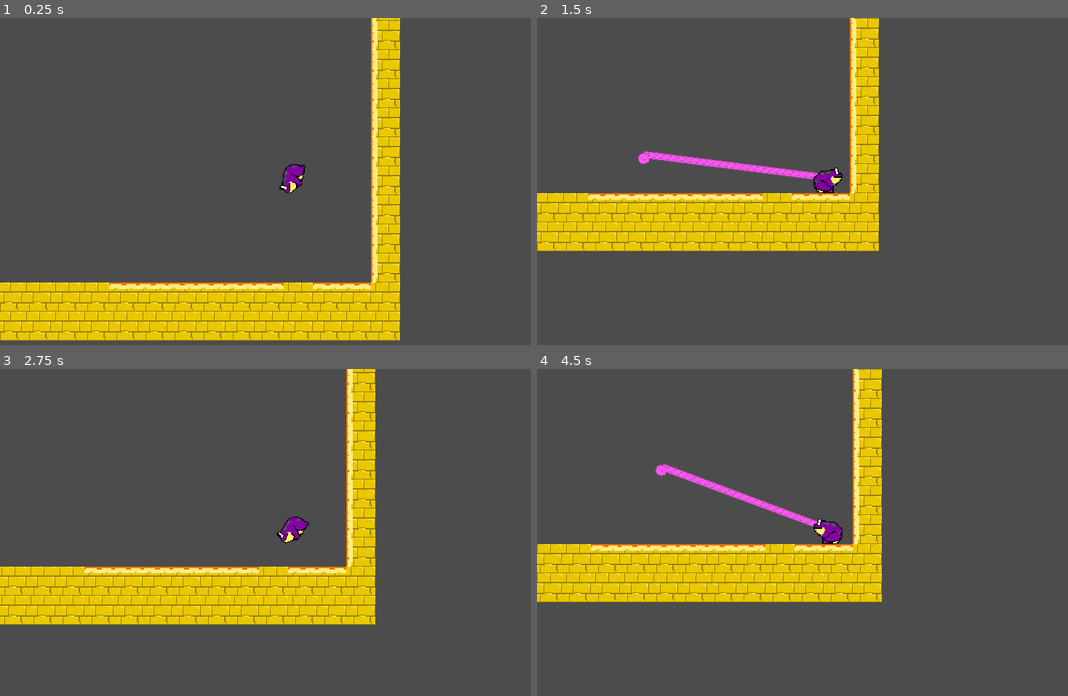
Above: before the commit, frames 1-4 (two rows, left to right).
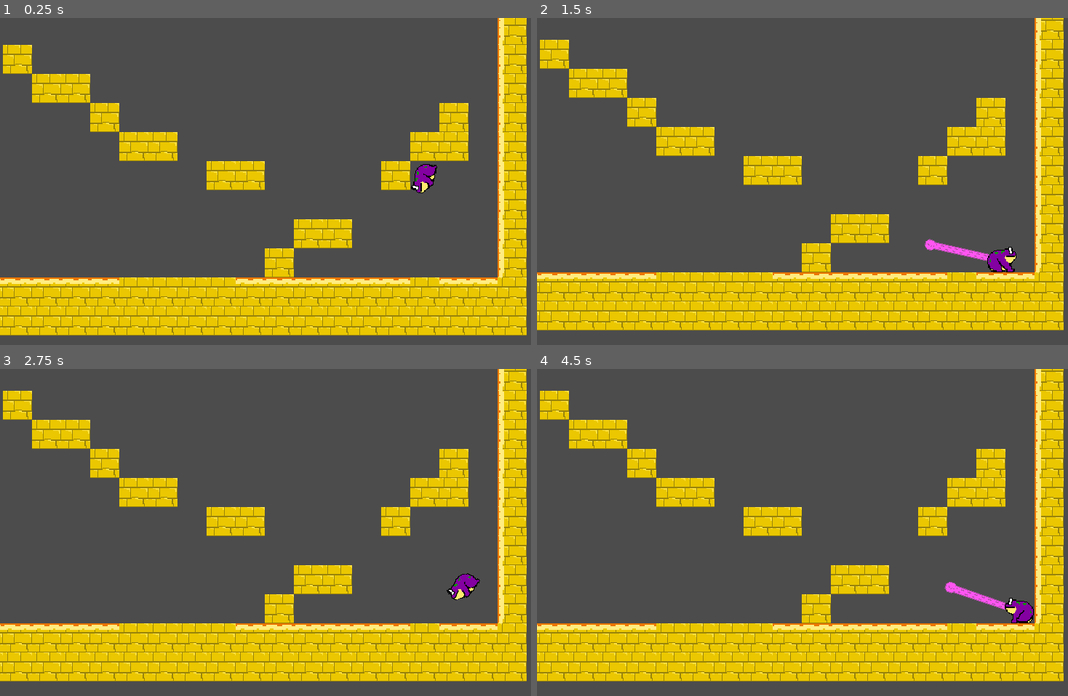
Above: after the commit, the same moments.

Repository: elj40/The-Fringing-Swog
Game: Godot game, scene res://scenes/Stage1.tscn
The game is run twice, just before and just after one commit, with the same random seed, the same clock (stepped at 60 frames per second) and the same inputs.
Inputs (mouse positions are in pixels of both pictures, inside the frame that each line leads up to):
- Up to frame 1 (0.25 s): no input
- Up to frame 2 (1.5 s): tap Enter (ui_accept) at 0.5, 0.77 s; move the mouse to (956, 165) at 0.52 s; hold Right (ui_right) from 0.53 s (still down); click (956, 165) at 0.67 s; move the mouse to (712, 197) at 1.27 s; click (712, 197) at 1.42 s
- Up to frame 3 (2.75 s): tap Enter (ui_accept) at 1.52 s; move the mouse to (350, 460) at 2.02 s; release Right (ui_right) at 2.03 s; hold Left (ui_left) from 2.03 s (still down); click (350, 460) at 2.17 s
- Up to frame 4 (4.5 s): move the mouse to (797, 597) at 2.77 s; release Left (ui_left) at 2.78 s; hold Right (ui_right) 2.78-4.28 s; click (797, 597) at 2.92 s; tap Enter (ui_accept) at 3.02, 3.77 s; move the mouse to (1004, 581) at 3.52 s; click (1004, 581) at 3.67 s; move the mouse to (653, 483) at 4.27 s; hold Left (ui_left) from 4.28 s (still down); click (653, 483) at 4.42 s

The runs differ from the first frame. In frame 1, 28% of the frame differs, in the area x 0-100%, y 0-99%; in frame 2, 43%, in the area x 0-100%, y 0-96%; in frame 3, 43%; in frame 4, 43%.

Commit message:
Aim and swing completed

Diff:
--- a/scenes/Stage1.tscn
+++ b/scenes/Stage1.tscn
@@ -225,16 +225,20 @@
 position = Vector2( -45, 79 )
 
 [node name="Level" type="TileMap" parent="."]
-position = Vector2( 45, -79 )
+position = Vector2( 44, -79 )
 tile_set = SubResource( 1 )
 cell_size = Vector2( 32, 32 )
 collision_mask = 6
 format = 1
-tile_data = PoolIntArray( -131064, 7, 0, -131063, 7, 0, -131 …(286 unchanged characters)… 6, 5, 0, 65555, 3, 0, 131072, 5, 0, 131091, 3, 0, 196608, 5, 0, 196627, 3, 0, 262144, 5, 0, 262163, 3, 0, 327680, 5, 0, 327699, 3, 0, 393216, 5, 0, 393235, 3, 0, 458752, 5, 0, 458771, 3, 0, 524288, 5, 0, 524307, 3, 0, 589824, 5, 0, 589843, 3, 0, 655360, 4, 0, 655361, …(539 unchanged characters)…
+tile_data = PoolIntArray( -131064, 7, 0, -131063, 7, 0, -131 …(286 unchanged characters)… 6, 5, 0, 65555, 3, 0, 131072, 5, 0, 131074, 4, 0, 131091, 3, 0, 196608, 5, 0, 196611, 4, 0, 196612, 4, 0, 196627, 3, 0, 262144, 5, 0, 262149, 4, 0, 262161, 4, 0, 262163, 3, 0, 327680, 5, 0, 327686, 4, 0, 327687, 4, 0, 327696, 4, 0, 327697, 4, 0, 327699, 3, 0, 393216, 5, 0, 393225, 4, 0, 393226, 4, 0, 393231, 4, 0, 393235, 3, 0, 458752, 5, 0, 458771, 3, 0, 524288, 5, 0, 524300, 4, 0, 524301, 4, 0, 524307, 3, 0, 589824, 5, 0, 589835, 4, 0, 589843, 3, 0, 655360, 4, 0, 655361, …(539 unchanged characters)…
 
 [node name="Swog" parent="." instance=ExtResource( 2 )]
 position = Vector2( 565, 121 )
 
 [node name="Camera2D" type="Camera2D" parent="Swog"]
 current = true
+limit_left = -40
+limit_top = -40
+limit_right = 700
+limit_bottom = 400
 smoothing_speed = 1.0
--- a/scenes/Tongue.gd
+++ /dev/null
@@ -1,42 +0,0 @@
-extends Node2D
-
-onready var tongue = $TongueLinks;
-var direction = Vector2()
-var tip = Vector2()
-
-const SPEED = 50
-
-var flying = false;
-var hooked = false;
-
-func shoot(dir: Vector2) -> void:
-	print(dir)
-	direction = dir.normalized()
-	flying = true;
-	tip = self.global_position;
-
-func release():
-	flying = false;
-	hooked = false;
-
-func _process(delta):
-	self.visible = flying or hooked;
-	if not self.visible:
-		return
-	var tip_loc = to_local(tip)
-	# We rotate the links (= chain) and the tip to fit on the line between self.position (= origin = player.position) and the tip
-	tongue.rotation = self.position.angle_to_point(tip_loc) - deg2rad(90)
-	$Tip.rotation = self.position.angle_to_point(tip_loc) - deg2rad(90)
-	tongue.position = tip_loc						# The links are moved to start at the tip
-	tongue.region_rect.size.y = tip_loc.length()
-
-
-
-func _physics_process(_delta):
-	$Tip.global_position = tip;
-	if flying:
-		var d = $Tip.move_and_collide(direction*SPEED)
-		if d:
-			hooked=true;
-			flying = false;
-	tip = $Tip.global_position
--- a/scenes/Tongue.tscn
+++ b/scenes/Tongue.tscn
@@ -2,7 +2,7 @@
 
 [ext_resource path="res://assets/swog/tongue_tip.png" type="Texture" id=1]
 [ext_resource path="res://assets/swog/tongue_tile.png" type="Texture" id=2]
-[ext_resource path="res://scenes/Tongue.gd" type="Script" id=3]
+[ext_resource path="res://scripts/Tongue.gd" type="Script" id=3]
 
 [sub_resource type="CircleShape2D" id=1]
 radius = 6.0
@@ -11,9 +11,9 @@
 script = ExtResource( 3 )
 
 [node name="TongueLinks" type="Sprite" parent="."]
-position = Vector2( -4, 0 )
 texture = ExtResource( 2 )
 centered = false
+offset = Vector2( -4, 0 )
 region_enabled = true
 region_rect = Rect2( 0, 0, 8, 60 )
 
--- a/scripts/Swog.gd
+++ b/scripts/Swog.gd
@@ -1,9 +1,9 @@
 extends KinematicBody2D
 
 const GRAVITY = 300
-const TONGUE_PULL = 105
+const TONGUE_PULL = 500;
 
-export(int) var move_speed = 4000;
+export(int) var move_speed = 100;
 export(int) var jump_power = -200;
 var direction = 1;
 
@@ -16,54 +16,52 @@
 func _input(event):
 	if event is InputEventMouseButton:
 		if Input.is_mouse_button_pressed( 1 ):
-			$Tongue.shoot(event.position - get_viewport().size*0.5)
+			#$Tongue.shoot(event.position -get_viewport().size*0.5)
+			pass
 		else:
-			$Tongue.release()
+			#$Tongue.release()
+			pass
 
 func rotate_swog():
 	var velocity_dir = atan2(velocity.y, velocity.x)
 	var sprite_dir = velocity_dir+PI
 	if direction == -1:
 		sprite_dir= velocity_dir
+	if $Tongue.hooked:
+		var target_dir = $Tongue/Tip.global_position - global_position;
+		sprite_dir = atan2(target_dir.y, target_dir.x) + PI
+		if direction == -1:
+			sprite_dir = atan2(target_dir.y, target_dir.x)
 	$AnimatedSprite.set_rotation(sprite_dir)
 
 func _physics_process(delta):
-	velocity.x = 0
+	if Input.is_action_just_pressed("ui_left") or Input.is_action_just_pressed("ui_right"):
+		velocity.x = 0;
+
 	var grounded = is_on_floor()
 	if Input.is_action_pressed("ui_left"):
-		velocity.x = -move_speed*delta
+		velocity.x -= move_speed*delta
 		direction = 1;
 		$AnimatedSprite.play("run")
 	elif Input.is_action_pressed("ui_right"):
-		velocity.x = move_speed*delta
+		velocity.x += move_speed*delta
 		direction = -1
 		$AnimatedSprite.play("run")
 	elif grounded:
 		$AnimatedSprite.play("idle")
-
-	$AnimatedSprite.flip_h = direction == -1;
-	$AnimatedSprite.set_rotation(0)
+		velocity.x = 0
 
 	# Hook physics
 	if $Tongue.hooked:
-		# `to_local($Chain.tip).normalized()` is the direction that the chain is pulling
-		tongue_velocity = to_local($Tongue.tip).normalized() * TONGUE_PULL
-		if tongue_velocity.y > 0:
-			# Pulling down isn't as strong
-			tongue_velocity.y *= 0.55
-		else:
-			# Pulling up is stronger
-			tongue_velocity.y *= 1.65
-		if sign(tongue_velocity.x) != sign(direction):
-			# if we are trying to walk in a different
-			# direction than the chain is pulling
-			# reduce its pull
-			tongue_velocity.x *= 0.7
+		var target_dir = $Tongue/Tip.global_position - global_position;
+		velocity += target_dir.normalized() * TONGUE_PULL * delta;
+
+	if velocity.x > 0:
+		direction = -1
 	else:
-		# Not hooked -> no chain velocity
-		tongue_velocity = Vector2(0,0)
-	velocity += tongue_velocity
-
+		direction = 1
+	$AnimatedSprite.flip_h = direction == -1;
+	$AnimatedSprite.set_rotation(0)
 
 	if not grounded:
 		rotate_swog()
--- /dev/null
+++ b/scripts/Tongue.gd
@@ -0,0 +1,42 @@
+extends Node2D
+
+onready var tongue = $TongueLinks;
+
+export(int) var SPEED : int = 20;
+
+var flying : bool = false;
+var hooked : bool = false;
+
+var direction : Vector2 = Vector2()
+var tip_pos : Vector2 = Vector2()
+
+func _input(event):
+	if event is InputEventMouseButton:
+		if event.is_pressed():
+			shoot(get_global_mouse_position() - global_position);
+		else:
+			release()
+
+func shoot(target):
+	flying = true
+	direction = target.normalized()
+
+func release():
+	flying = false;
+	hooked = false;
+	$Tip.position = Vector2()
+
+func _process(_delta):
+	var tip_dir : float = atan2($Tip.position.y,$Tip.position.x) + PI/2
+	tongue.set_region_rect(Rect2(0,0,8,$Tip.position.length()))
+	tongue.set_rotation(tip_dir+PI)
+	$Tip.set_rotation(tip_dir)
+
+func _physics_process(_delta):
+	if hooked: $Tip.global_position = tip_pos;
+	if not flying: return;
+
+	if $Tip.move_and_collide(direction*SPEED):
+		hooked = true;
+		flying = false;
+		tip_pos = $Tip.global_position
